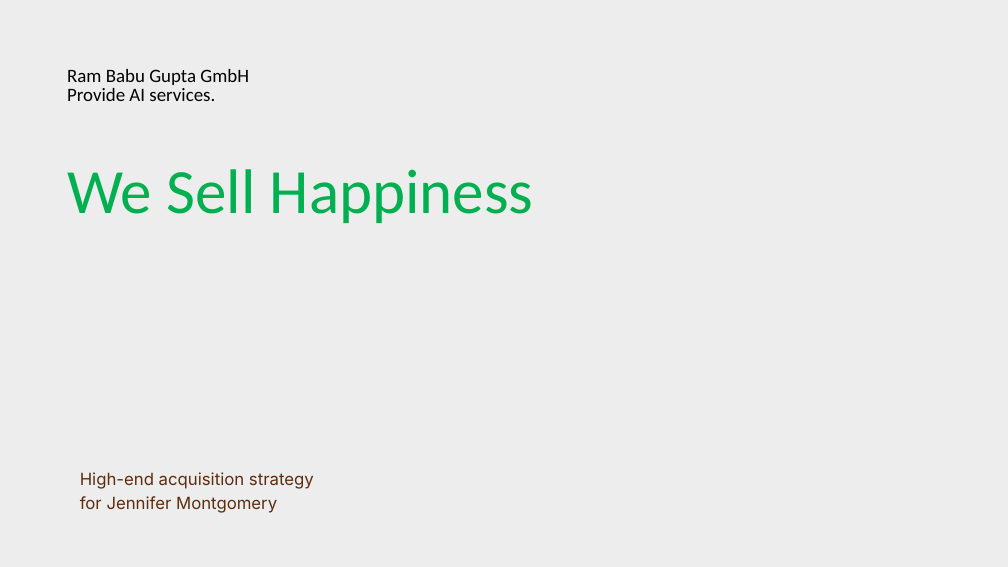
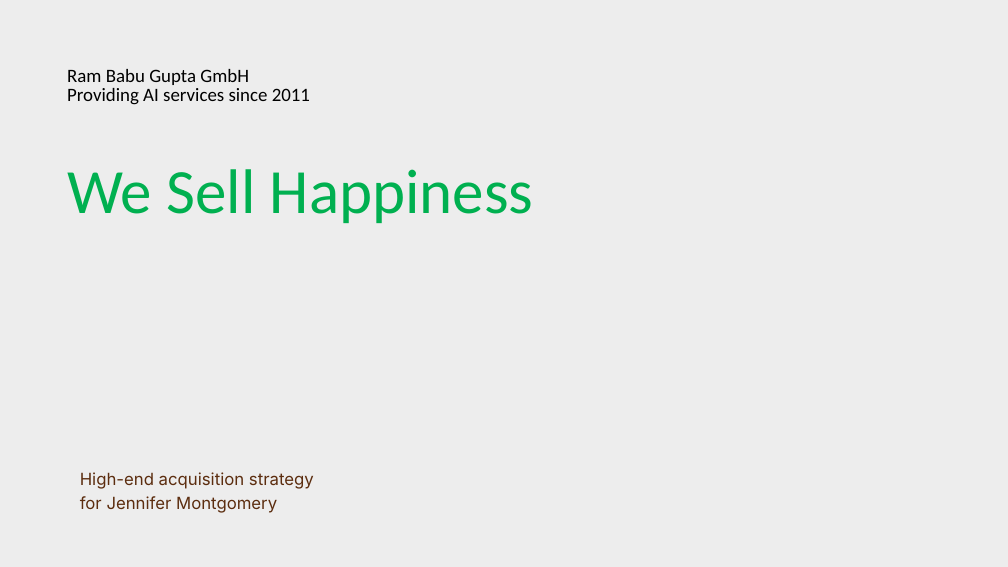
Before and after one commit to rambabugupta/ds-eda-project, a slide deck: slide 1 of data/High-End_Acquisition_Strategy___Jennifer_Montgomery.pptx. Drawn at 1008x567 pixels with LibreOffice and Linux fonts; fonts in the diff are those of the drawing. Boxes give left, top, right and bottom in pixels: in the first picture for what was removed or moved away, otherwise in the second. Text is boxed around its words. In the diff, an @@ line names an element or a change of style, - is before the commit and + after.

```diff
--- a/data/High-End_Acquisition_Strategy___Jennifer_Montgomery.pptx
+++ b/data/High-End_Acquisition_Strategy___Jennifer_Montgomery.pptx
@@ text at <box>67,88,310,105</box>: text changed @@
-Provide AI services.
+Providing AI services since 2011
```
